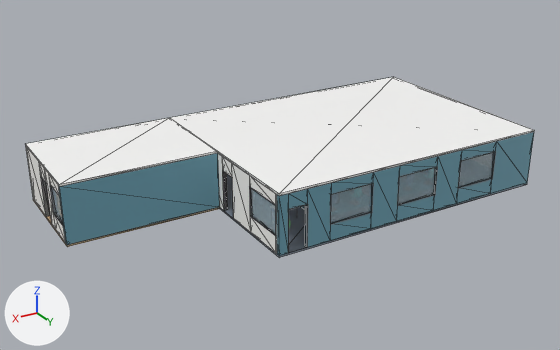
The Blender file compose/demo_floor.blend, before and after one commit.
Both versions are drawn from a camera (50 mm lens) standing at (32.0, 38.73, 17.37) and looking at (12.37, 6.02, 1.01). Every picture has the same lights, and +X, +Y and +Z are marked at lower left. The picture after the commit comes second. Mesh edges are drawn as thin lines on the coarser meshes. Objects named as collision shapes, trigger or cutter boxes, shadow casters or lower levels of detail are left out.

Names of what the first picture shows: 'T00_Ceiling', 'T00_Floor', 'T00_Frames_E', 'T00_Frames_N', 'T00_Wall_E', 'T00_Wall_N', 'T01_Ceiling', 'T01_Wall_E', 'T01_Wall_N' and 3 more.
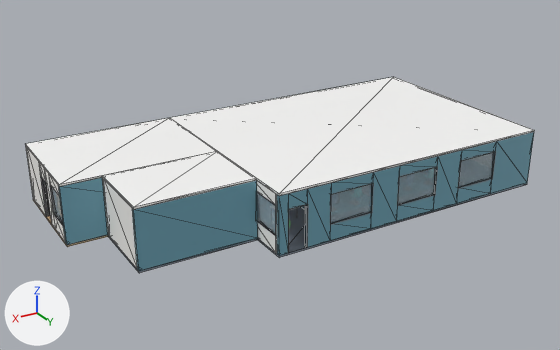
Location of each change, [x1, y1, x2, y2] in pixels of the pictures (560 x 350 px):
'T02_Wall_N', added (cyan)
    after: [132, 181, 258, 271]
'T02_Ceiling', added
    after: [102, 151, 257, 209]
'T02_Wall_E', added
    after: [104, 180, 137, 268]
'T02_Floor', added
    after: [108, 235, 258, 273]
'T02_Wall_S', added (mostly hidden)
    after: [102, 178, 109, 235]
'T01_Wall_N', unchanged, covered by the edit
    before: [58, 153, 220, 245]
    after: [58, 178, 108, 245]
'T00_Wall_E', unchanged, covered by the edit
    before: [218, 154, 277, 254]
    after: [257, 181, 277, 254]

Diff of the bpy script that builds the scene:
```diff
--- a/compose/demo_floor.blend.py
+++ b/compose/demo_floor.blend.py
@@ mat_wall_002 @@
+mat_wall_002 = principled_material('wall.002')
+mat_wall_002.base_color = (0.93, 0.92, 0.89)  # white #f7f6f2
+mat_wall_002.roughness = 0.55
@@ mat_wall_accent_002 @@
+mat_wall_accent_002 = principled_material('wall_accent.002')
+mat_wall_accent_002.base_color = (0.16, 0.38, 0.48)  # cyan #6fa6b8
+mat_wall_accent_002.roughness = 0.55
@@ mat_floor_carpet_001 @@
+mat_floor_carpet_001 = principled_material('floor_carpet.001')
+mat_floor_carpet_001.base_color = (0.2, 0.24, 0.3)  # greyish blue #7c8695
+mat_floor_carpet_001.roughness = 0.55
@@ mat_ceiling_002 @@
+mat_ceiling_002 = principled_material('ceiling.002')
+mat_ceiling_002.base_color = (0.96, 0.96, 0.95)  # white #fafaf9
+mat_ceiling_002.roughness = 0.55
@@ me_wall_s_002 @@
+me_wall_s_002.from_pydata(...)  # 72 vertices, 36 faces; spans x 0.0..6.0, y 0.0..0.2, z 0.0..3.0
+me_wall_s_002.materials.append(mat_wall_002)  # white #f7f6f2
@@ me_wall_n_002 @@
+me_wall_n_002.from_pydata(...)  # 24 vertices, 12 faces; spans x 0.0..6.0, y 3.8..4.0, z 0.0..3.0
+me_wall_n_002.materials.append(mat_wall_accent_002)  # cyan #6fa6b8
@@ me_wall_e_002 @@
+me_wall_e_002.from_pydata(...)  # 24 vertices, 12 faces; spans x 5.8..6.0, y 0.2..3.8, z 0.0..3.0
+me_wall_e_002.materials.append(mat_wall_002)  # white #f7f6f2
@@ me_floor_002 @@
+me_floor_002.from_pydata(...)  # 24 vertices, 12 faces; spans x 0.0..6.0, y 0.0..4.0, z -0.1..0.0
+me_floor_002.materials.append(mat_floor_carpet_001)  # greyish blue #7c8695
@@ me_ceiling_002 @@
+me_ceiling_002.from_pydata(...)  # 24 vertices, 12 faces; spans x 0.0..6.0, y 0.0..4.0, z 3.0..3.1
+me_ceiling_002.materials.append(mat_ceiling_002)  # white #fafaf9
@@ ob_t02_wall_s @@
+ob_t02_wall_s = bpy.data.objects.new('T02_Wall_S', me_wall_s_002)
+ob_t02_wall_s.location = (16.0, 6.0, 0.0)
@@ ob_t02_wall_n @@
+ob_t02_wall_n = bpy.data.objects.new('T02_Wall_N', me_wall_n_002)
+ob_t02_wall_n.location = (16.0, 6.0, 0.0)
@@ ob_t02_wall_e @@
+ob_t02_wall_e = bpy.data.objects.new('T02_Wall_E', me_wall_e_002)
+ob_t02_wall_e.location = (16.0, 6.0, 0.0)
@@ ob_t02_floor @@
+ob_t02_floor = bpy.data.objects.new('T02_Floor', me_floor_002)
+ob_t02_floor.location = (16.0, 6.0, 0.0)
@@ ob_t02_ceiling @@
+ob_t02_ceiling = bpy.data.objects.new('T02_Ceiling', me_ceiling_002)
+ob_t02_ceiling.location = (16.0, 6.0, 0.0)
```
